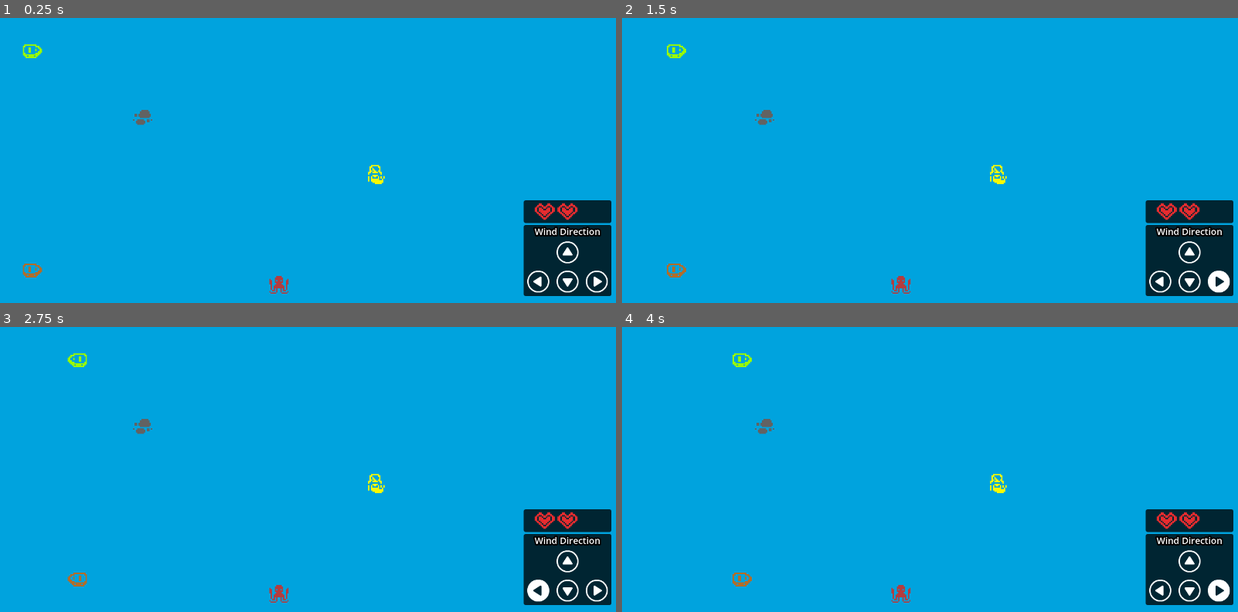
Above: before the commit, frames 1-4 (two rows, left to right).
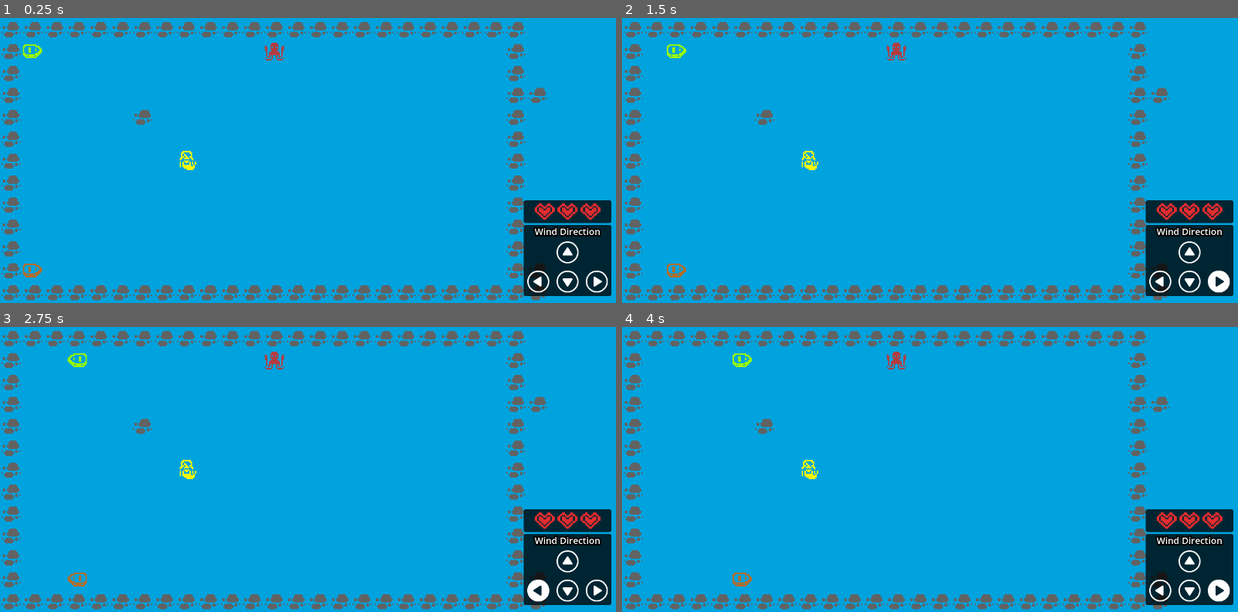
Above: after the commit, the same moments.

Repository: Tmat12/Mini-Jam-155
Game: Godot game, scene res://Scenes/Game.tscn
Two runs of this game, one before a commit and one after it. Both use one fixed random seed, a clock stepped at 60 frames per second and the inputs below.
Inputs (mouse positions are in pixels of both pictures, inside the frame that each line leads up to):
- Up to frame 1 (0.25 s): no input
- Up to frame 2 (1.5 s): tap Enter at 0.5 s; move the mouse to (1065, 146) at 0.52 s; hold Right (ui_right) from 0.53 s (still down); click (1065, 146) at 0.6 s; tap Space (Jump) at 0.77, 1.25 s; move the mouse to (806, 174) at 1.27 s; click (806, 174) at 1.35 s
- Up to frame 3 (2.75 s): tap Space (Jump) at 1.52 s; move the mouse to (369, 406) at 2.02 s; release Right (ui_right) at 2.03 s; hold Left (ui_left) from 2.03 s (still down); click (369, 406) at 2.1 s
- Up to frame 4 (4 s): tap Enter at 2.75 s; move the mouse to (899, 526) at 2.77 s; release Left (ui_left) at 2.78 s; hold Right (ui_right) from 2.78 s (still down); click (899, 526) at 2.85 s; tap Space (Jump) at 3.02, 3.5, 3.77 s; move the mouse to (1114, 512) at 3.52 s; click (1114, 512) at 3.6 s

The runs differ from the first frame. In frame 1, 7.1% of the frame differs, in the area x 0-98%, y 1-100%; in frame 2, 7.1%; in frame 3, 7.1%; in frame 4, 7.1%.
Error before the commit: Invalid access to property or key 'has_package' on a base object of type 'TileMap'. (res://scripts/Obstacle.gd:35)

Commit message:
Updated the random position function and disconnected rock

Diff:
--- a/Scenes/Game.tscn
+++ b/Scenes/Game.tscn
@@ -14,6 +14,7 @@
 [ext_resource type="PackedScene" uid="uid://b8lkcdnj1blpi" path="res://Scenes/boat.tscn" id="11_n34qi"]
 [ext_resource type="PackedScene" uid="uid://dbvag52ypk4c4" path="res://Scenes/rock.tscn" id="12_4tsfg"]
 [ext_resource type="Script" path="res://scripts/Obstacle.gd" id="13_yj0rb"]
+[ext_resource type="Script" path="res://scripts/Timer.gd" id="14_cms48"]
 [ext_resource type="PackedScene" uid="uid://bk81ivt51fsy2" path="res://Scenes/pickupable.tscn" id="15_4vkld"]
 
 [sub_resource type="StyleBoxFlat" id="StyleBoxFlat_fwnn3"]
@@ -3413,6 +3414,7 @@
 
 [node name="Timer" type="Timer" parent="."]
 autostart = true
+script = ExtResource("14_cms48")
 
 [node name="Boat2" parent="." instance=ExtResource("11_n34qi")]
 position = Vector2(72, 552)
--- a/Scripts/Obstacle.gd
+++ b/Scripts/Obstacle.gd
@@ -10,20 +10,20 @@
 # Called when the node enters the scene tree for the first time.
 func _ready():
 	var randNum = rng.randi_range(1,2)
-	var randPosx = rng.randi_range(72, (x * 48) +72)
-	var randPosy = rng.randi_range(72, (y * 48) +72)
+	var randPosx = rng.randi_range(0, 21)
+	var randPosy = rng.randi_range(0, 10)
 	if randNum == 1:
 		sprite.frame_coords.x = 25
 		sprite.frame_coords.y = 8
 		sprite.modulate = Color("b83d3f")
-		position.x = randPosx
-		position.y = randPosy
+		position.x = (randPosx * 48) + 72
+		position.y = (randPosy * 48) + 72
 	if randNum == 2:
 		sprite.frame_coords.x = 7
 		sprite.frame_coords.y = 6
 		sprite.modulate = Color("005475")
-		position.x = randPosx
-		position.y = randPosy
+		position.x = (randPosx * 48) + 72
+		position.y = (randPosy * 48) + 72
 
 # Called every frame. 'delta' is the elapsed time since the previous frame.
 func _process(delta):
--- a/Scripts/Pickupable.gd
+++ b/Scripts/Pickupable.gd
@@ -8,18 +8,18 @@
 var y = 11
 
 func _ready():
-	var randPosx = rng.randi_range(72, (x * 48) +72)
-	var randPosy = rng.randi_range(72, (y * 48) +72)
+	var randPosx = rng.randi_range(0, 21)
+	var randPosy = rng.randi_range(0, 10)
 	if Type == "Health":
 		sprite.frame_coords.x = 31
 		sprite.frame_coords.y = 9
-		position.x = randPosx
-		position.y = randPosy
+		position.x = (randPosx * 48) + 72
+		position.y = (randPosy * 48) + 72
 	elif Type == "Delivery":
 		sprite.frame_coords.x = 41
 		sprite.frame_coords.y = 4
-		position.x = randPosx
-		position.y = randPosy
+		position.x = (randPosx * 48) + 72
+		position.y = (randPosy * 48) + 72
 
 func _on_body_entered(body):
 	if Type == "Health":
--- /dev/null
+++ b/Scripts/Timer.gd
@@ -0,0 +1,11 @@
+extends Timer
+
+
+# Called when the node enters the scene tree for the first time.
+func _ready():
+	pass # Replace with function body.
+
+
+# Called every frame. 'delta' is the elapsed time since the previous frame.
+func _process(delta):
+	pass
Not shown: 1 places in Scenes/Game.tscn that only renumber resources
